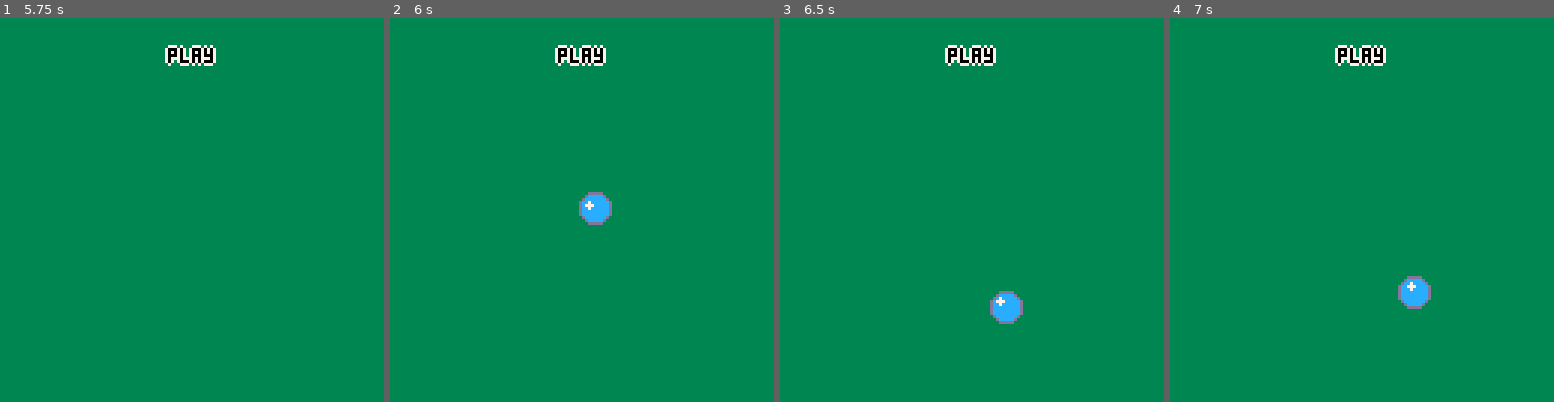
Above: before the commit, frames 1-4 (left to right).
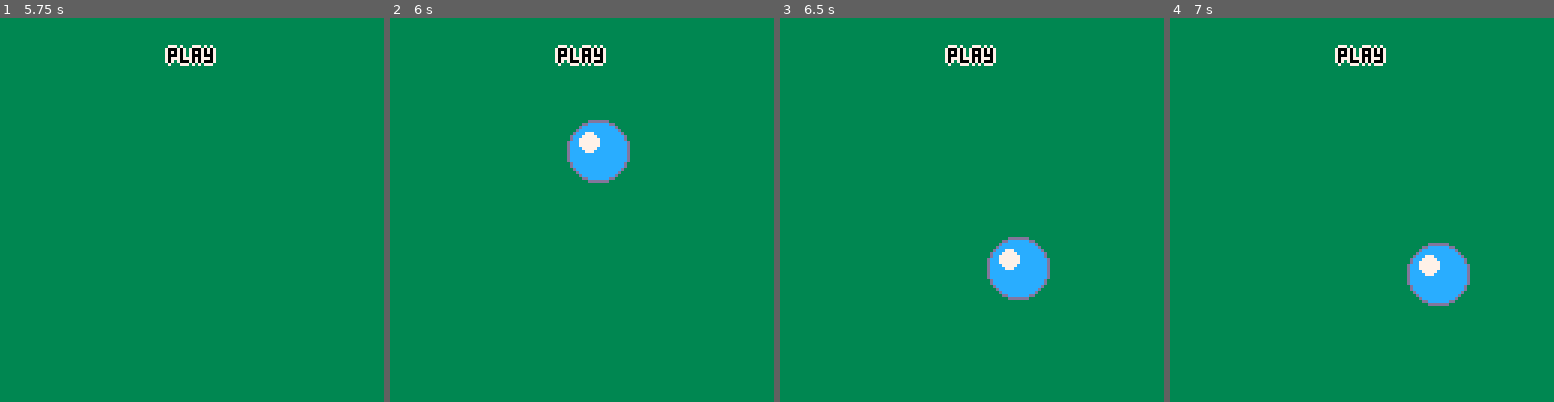
Above: after the commit, the same moments.

Repository: escargames/Anthrax
Game: PICO-8 cartridge Anthrax.p8
Same seed, same stepped clock (60 frames per second), same inputs: the game is played once before the commit and once after it.
Inputs:
- Up to frame 1 (5.75 s): hold Left 1.97-2.37 s; hold Right 2.87-3.53 s; hold Up 3.58-4.08 s; hold Right 4.13-4.53 s; hold Left from 5.13 s (still down)
- Up to frame 2 (6 s): release Left at 5.8 s; hold Up from 5.85 s (still down)
- Up to frame 3 (6.5 s): release Up at 6.18 s; hold Left from 6.23 s (still down)
- Up to frame 4 (7 s): release Left at 6.63 s

Frame 1 is identical in both runs. In frame 2, 2.7% of the frame differs, in the area x 46-63%, y 26-54%; in frame 3, 2.6%; in frame 4, 2.3%.

Commit message:
Balls explode after a while and they have colours.

Diff:
--- a/Anthrax.p8
+++ b/Anthrax.p8
@@ -24,15 +24,27 @@
     if (btnp(2)) then
       add(ball_list, {
           x=crnd(10, 118),
-          y=crnd(10, 118),
-          r=crnd(5,10),
-          vx=crnd(-20, 20),
+          y=crnd(16, 48),
+          c=crnd(9,13),
+          l=6,
+          r=10,
+          vx=20,
           vy=crnd(-20, 20)
           })
       sfx(1)
     end
 
     foreach(ball_list, function(b)
+      b.l -= 1/30
+      if b.l < 0 then
+        if b.r < 5 then
+          del(ball_list, b)
+          return
+        end
+        b.l = 5
+        b.r *= 5/8
+        add(ball_list, { x=b.x, y=b.y, c=b.c, l=b.l, r=b.r, vx=-b.vx, vy=b.vy })
+      end
       b.vy += 5
       b.x += b.vx / 30
       b.y += b.vy / 30
@@ -76,7 +88,7 @@
 
 config.play.draw = function ()
   foreach(ball_list, function(b)
-    circfill(b.x, b.y, b.r, 12)
+    circfill(b.x, b.y, b.r, b.c)
     circ(b.x, b.y, b.r, 13)
     circfill(b.x - b.r * 0.3, b.y - b.r * 0.3, b.r * 0.35, 7)
   end)
